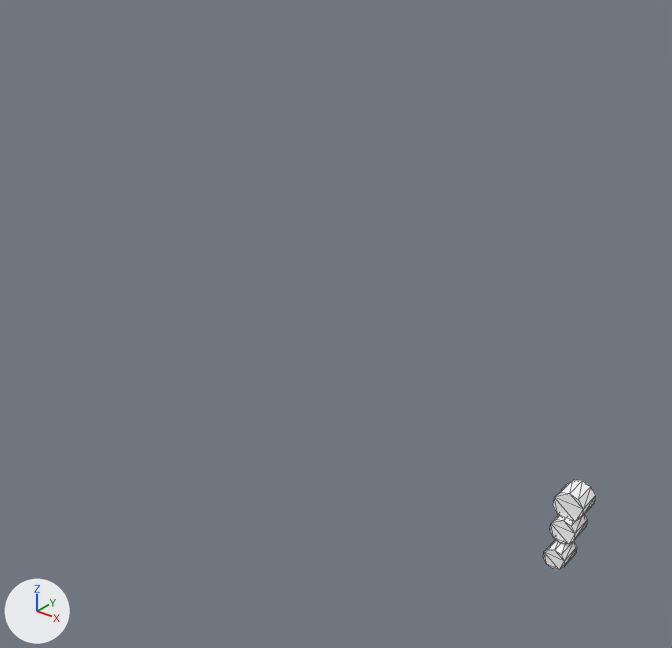
Before and after pictures for a commit that changed the glTF model public/assets/characters/species/tail_short.glb.
One viewpoint serves both versions: a camera (50 mm lens) standing at (0.623, -0.676, 1.111) and looking at (-0.165, 0.309, 0.501). The lights are fixed; the arrows at lower left show +X, +Y and +Z. The older version comes first. Mesh edges are drawn as thin lines. Where no turn or scale is listed for an object, it has been applied to the vertices. Vertices at exactly the same position are counted once.

In view in the first picture: 'tail_short'.
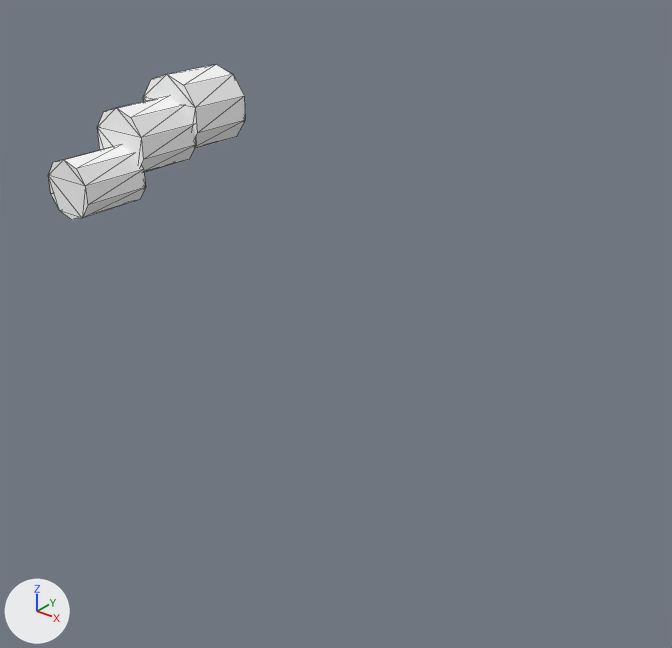
Boxes (x1, y1, x2, y2) around the edits, measured in the pictures (672 x 648 px; the box of a moved part takes in the faces that stretch with it):
'tail_short', reshaped (274% wider, 73% taller): before (543, 480, 595, 570); after (48, 64, 245, 220)
part 1 of me_cylinder, moved or reshaped: before (553, 480, 595, 522); after (143, 64, 245, 149)
part 2 of me_cylinder, moved or reshaped: before (550, 514, 587, 544); after (97, 96, 196, 173)
part 3 of me_cylinder, moved or reshaped: before (543, 539, 577, 570); after (48, 145, 145, 220)

Patch to the scene script:
```diff
--- a/public/assets/characters/species/tail_short.glb.py
+++ b/public/assets/characters/species/tail_short.glb.py
@@ me_cylinder @@
 # used by ob_tail_short; location = (0.0, 0.0, 0.0)
-me_cylinder.from_pydata(...)  # 60 vertices, 108 faces; spans x -0.033..0.033, y 0.85..0.95, z -0.239..-0.065
+me_cylinder.from_pydata(...)  # 60 vertices, 108 faces; spans x -0.033..0.033, y -0.244..-0.07, z 0.855..0.955
+# me_cylinder part 1: the loose piece of 20 vertices spanning x -0.033..0.033, y 0.89..0.95, z -0.135..-0.065 is moved by (0.0, -1.02, 1.02)
+# me_cylinder part 2: the loose piece of 20 vertices spanning x -0.028..0.028, y 0.877..0.937, z -0.187..-0.127 is moved by (0.0, -1.064, 1.064)
+# me_cylinder part 3: the loose piece of 20 vertices spanning x -0.024..0.024, y 0.85..0.91, z -0.239..-0.189 is moved by (0.0, -1.094, 1.094)
 me_cylinder.materials.append(mat_tail_short_mat)
```
